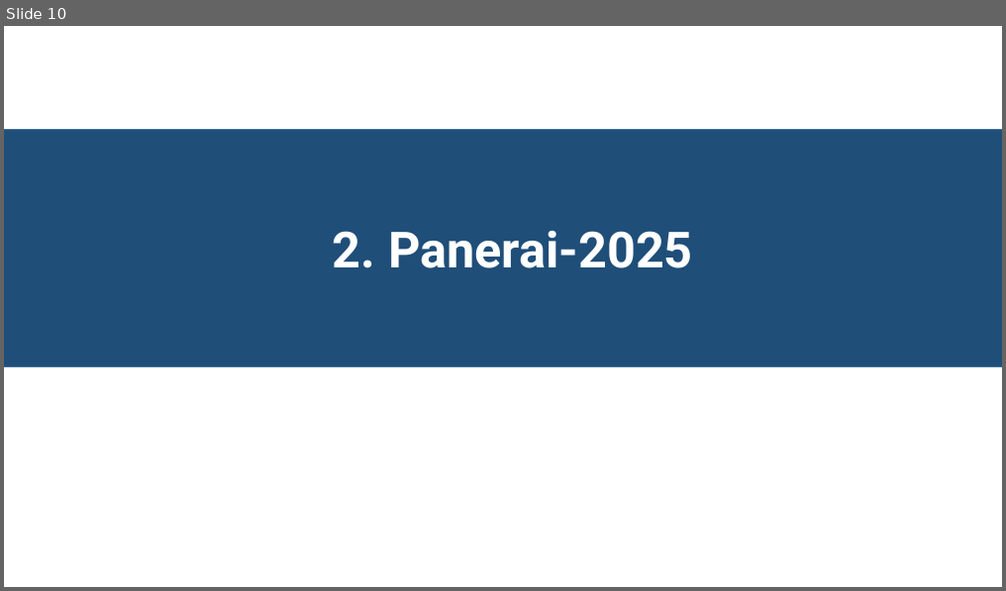
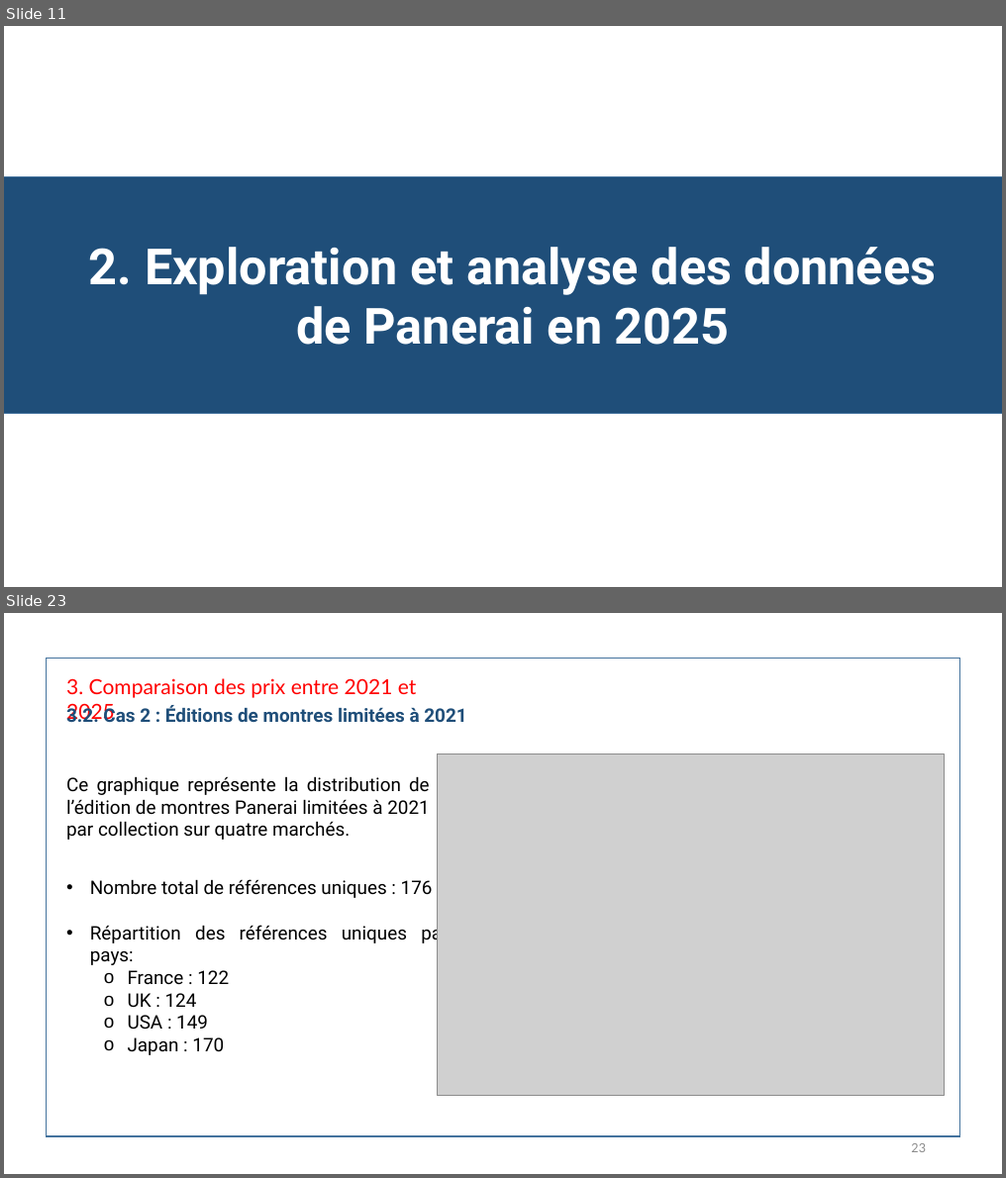
Before and after one commit to Ahak99/Data-Data-Challenge, a slide deck: docs/Présentation - Analyse des prix des montres de luxe Panerai.pptx. Shown one above the other, each under a label of ours: slide 10 before the commit, slides 11 and 23 after it; the slides between them are not shown. The pictures are 1006x591 and 1006x1178 pixels, drawn with LibreOffice and Linux fonts; fonts in the diff are those of the drawing; grey boxes stand for pictures. Boxes give left, top, right and bottom in pixels: in the first picture for what was removed or moved away, otherwise in the second. Text is boxed around its words. In the diff, an @@ line names an element or a change of style, - is before the commit and + after.

```diff
--- a/docs/Présentation - Analyse des prix des montres de luxe Panerai.pptx
+++ b/docs/Présentation - Analyse des prix des montres de luxe Panerai.pptx
@@ slide 23 added at (4,613,1002,1174), background #FFFFFF @@
@@ rectangle added at (46,658,960,1137), outline #43739E 1 pt @@
@@ text added at (66,678,417,722), 20 pt, text #FF0000 @@
+3. Comparaison des prix entre 2021 et 2025
@@ text added at (66,705,466,722), 18 pt, text #1F4E79, bold @@
+3.2. Cas 2 : Éditions de montres limitées à 2021
@@ picture added at (438,754,944,1095) @@
@@ text added at (66,776,430,840), 18 pt, text #000000 @@
+Ce graphique représente la distribution de l’édition de montres Panerai limitées à 2021 par collection sur quatre marchés.
@@ text added at (90,879,448,1052), 18 pt, text #000000 @@
+• Nombre total de références uniques : 176
+• Répartition des références uniques par pays:
+  o France : 122
+  o UK : 124
+  o USA : 149
+  o Japan : 170
@@ page number added at (911,1144,926,1153), 12 pt, text #8C8C8C @@
+23
@@ what was slide 10 is now slide 11 @@
@@ slide 11 changed as well @@
@@ rectangle: place and size @@
-rectangle at (4,130,1002,368)
+rectangle at (4,176,1002,414)
@@ text at (89,247,937,345): text changed @@
-2. Panerai-2025
+2. Exploration et analyse des données de Panerai en 2025
```
Also in this commit, not shown: 4 other slides changed, 20 other slides added, 18 slides removed, 6 other files.
